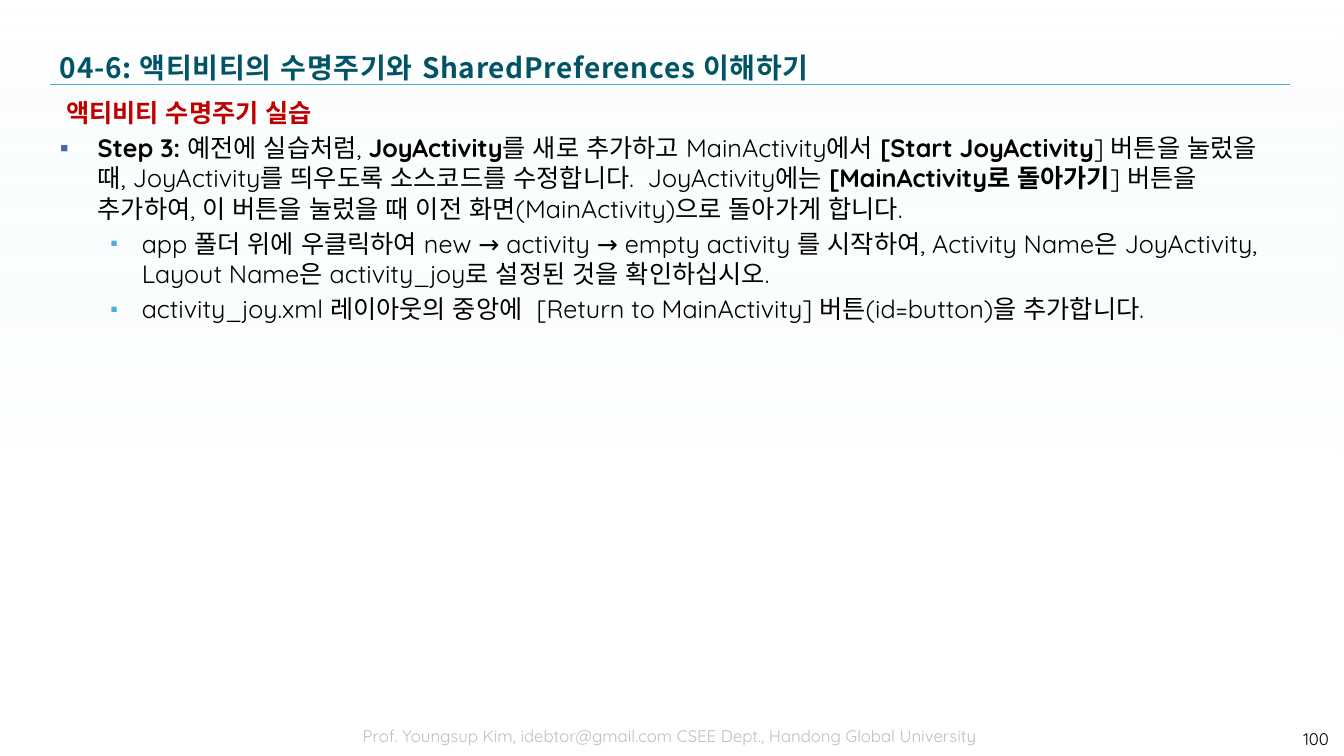
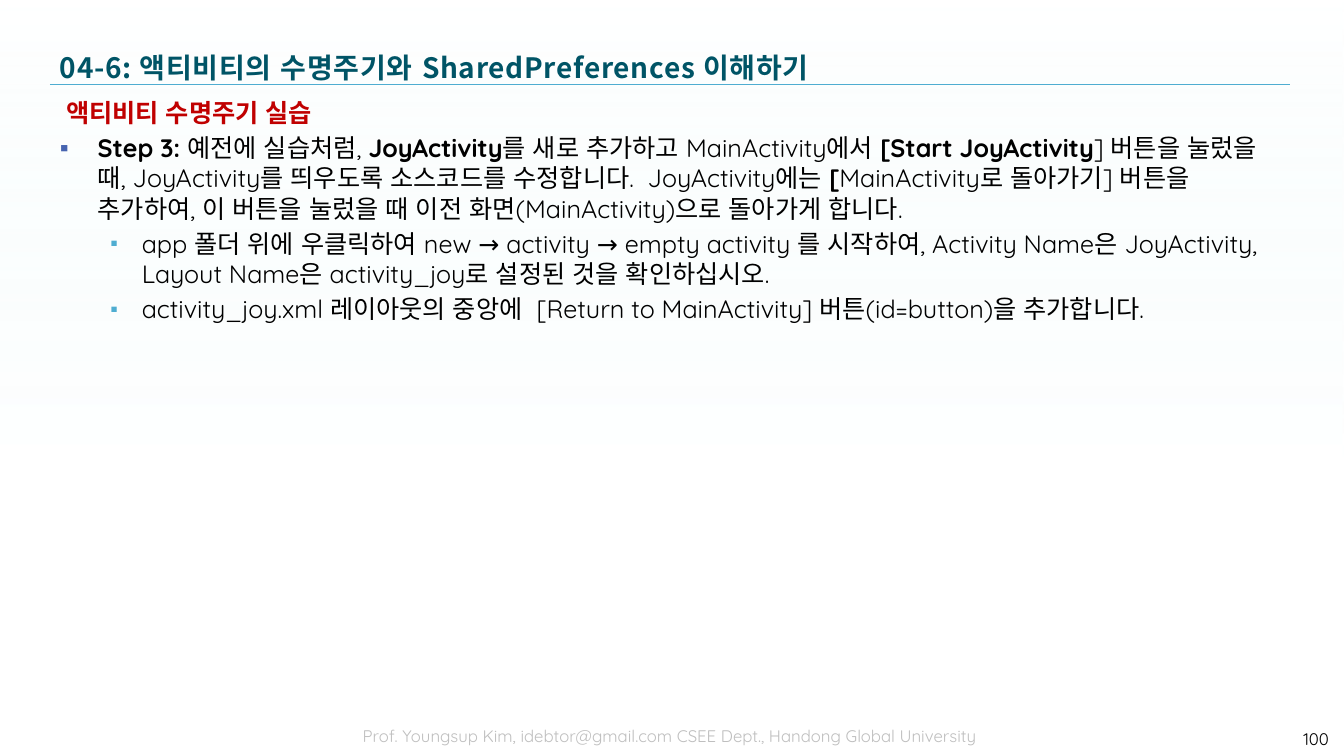
Before and after one commit to tae7841/HuStarAS, a slide deck: slide 100 of ppts/04Activity.pptx. Drawn at 1344x756 pixels with LibreOffice and Linux fonts; fonts in the diff are those of the drawing; background and template pictures are left out. Boxes give left, top, right and bottom in pixels: in the first picture for what was removed or moved away, otherwise in the second. Text is boxed around its words. In the diff, an @@ line names an element or a change of style, - is before the commit and + after.

```diff
--- a/ppts/04Activity.pptx
+++ b/ppts/04Activity.pptx
@@ text at box(98, 136, 1257, 223): bold off in "[MainActivity로 돌아가기]" @@
```
Also in this commit, not shown: 5 other slides changed.
